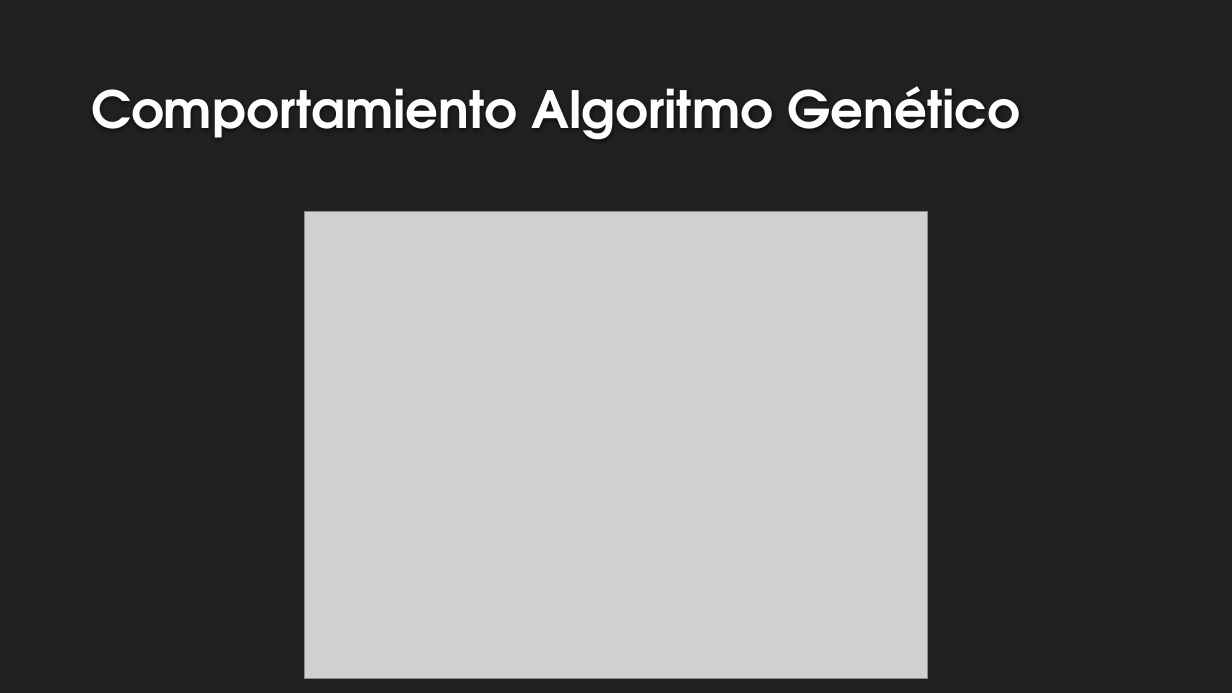
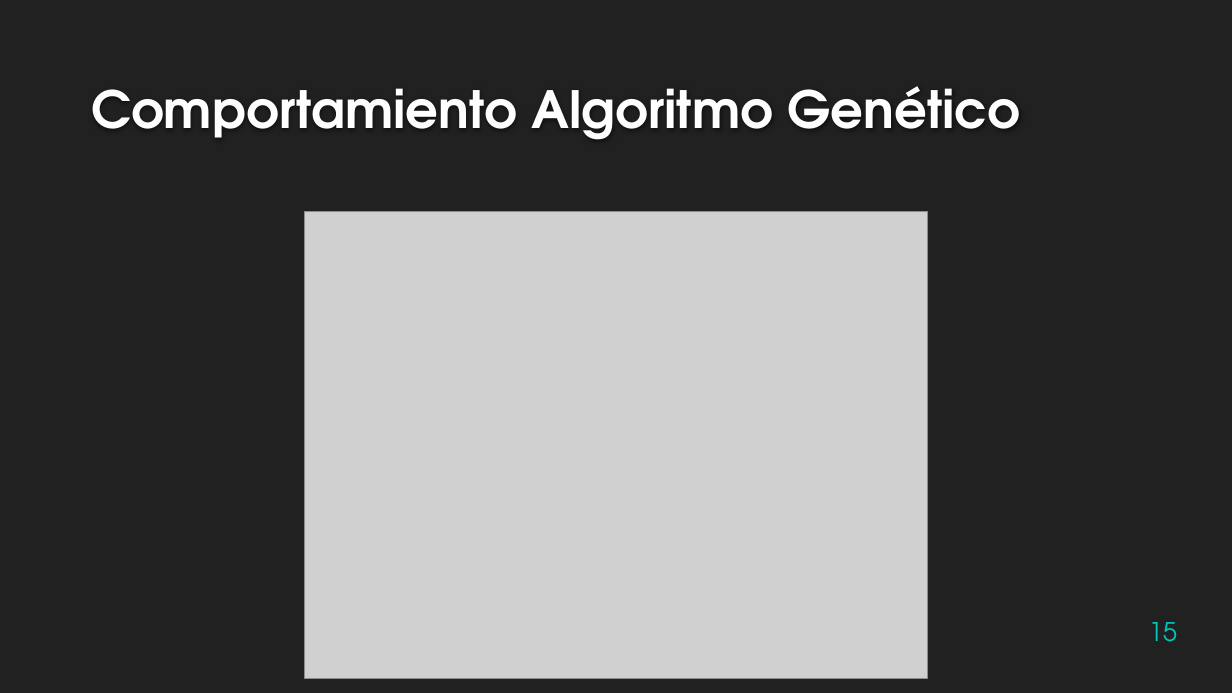
Before and after one commit to rafaroman18/SatellitesIS, a slide deck: slide 15 of TrabajoSI.pptx. Drawn at 1232x693 pixels with LibreOffice and Linux fonts; fonts in the diff are those of the drawing; grey boxes stand for pictures; background and template pictures are left out. Boxes give left, top, right and bottom in pixels: in the first picture for what was removed or moved away, otherwise in the second. Text is boxed around its words. In the diff, an @@ line names an element or a change of style, - is before the commit and + after.

```diff
--- a/TrabajoSI.pptx
+++ b/TrabajoSI.pptx
@@ page number added at [1149, 622, 1177, 642], 20 pt, text #00C6BB @@
+15
```
Also in this commit, not shown: 16 other slides changed, 1 slide added.
